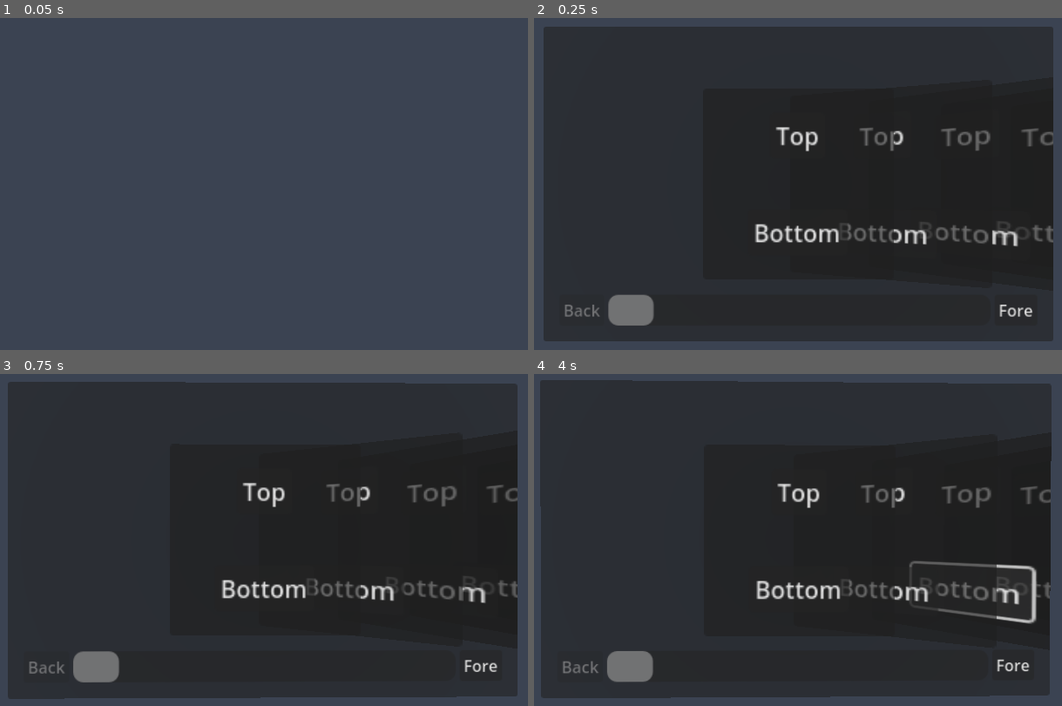
Above: before the commit, frames 1-4 (two rows, left to right).
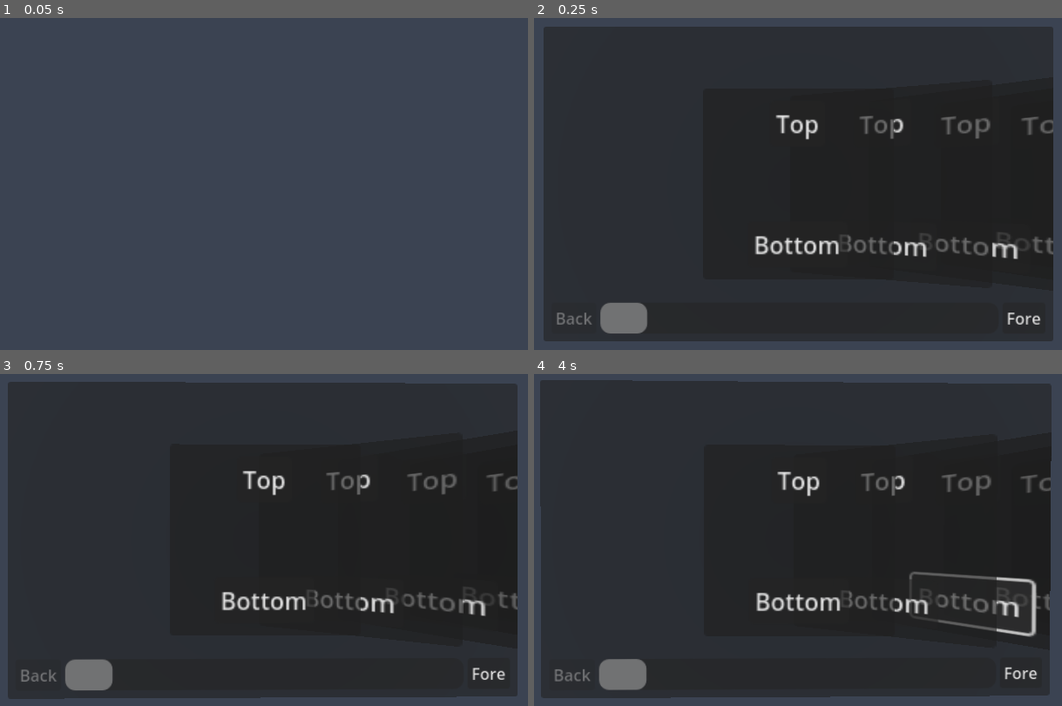
Above: after the commit, the same moments.

Repository: rakkarage/gflop
Game: Godot game, scene res://Demo.tscn
The game is run twice, just before and just after one commit, with the same random seed, the same clock (stepped at 60 frames per second) and the same inputs. Before the commit the project starts from res://CoverFlow.tscn.
Inputs (mouse positions are in pixels of both pictures, inside the frame that each line leads up to):
- Up to frame 1 (0.05 s): no input
- Up to frame 2 (0.25 s): no input
- Up to frame 3 (0.75 s): move the mouse to (417, 520) at 0.52 s; click (417, 520) at 0.67 s
- Up to frame 4 (4 s): tap Enter at 1.25 s; drag from (660, 559) to (761, 619) at 1.27 s; move the mouse to (866, 453) at 2.02 s; click (866, 453) at 2.17 s; drag from (761, 619) to (592, 480) at 2.77 s; move the mouse to (1009, 599) at 3.52 s; click (1009, 599) at 3.67 s

Frame 1 is identical in both runs. In frame 2, 4.7% of the frame differs, in the area x 4-99%, y 29-96%; in frame 3, 4.6%; in frame 4, 5.6%, in the area x 3-98%, y 29-96%.

Commit message:
Add back Interface and Intro submodules

Diff:
--- a/ChildInterface.tscn
+++ b/ChildInterface.tscn
@@ -1,4 +1,6 @@
-[gd_scene format=3 uid="uid://dv354bd7r3aea"]
+[gd_scene load_steps=2 format=3 uid="uid://dv354bd7r3aea"]
+
+[ext_resource type="StyleBox" uid="uid://dr3uqk85tasgn" path="res://Interface/Style/Stone.tres" id="1_4pvb5"]
 
 [node name="Masked" type="Control"]
 layout_mode = 3
@@ -15,13 +17,14 @@
 anchor_bottom = 1.0
 grow_horizontal = 2
 grow_vertical = 2
+theme_override_styles/panel = ExtResource("1_4pvb5")
 
 [node name="Margin" type="MarginContainer" parent="Panel"]
 layout_mode = 2
-theme_override_constants/margin_left = 16
-theme_override_constants/margin_top = 16
-theme_override_constants/margin_right = 16
-theme_override_constants/margin_bottom = 16
+theme_override_constants/margin_left = 8
+theme_override_constants/margin_top = 8
+theme_override_constants/margin_right = 8
+theme_override_constants/margin_bottom = 8
 
 [node name="VBox" type="VBoxContainer" parent="Panel/Margin"]
 layout_mode = 2
--- a/CoverFlowInterface.tscn
+++ b/CoverFlowInterface.tscn
@@ -1,4 +1,6 @@
-[gd_scene format=3 uid="uid://cuxe0ccf2jtxo"]
+[gd_scene load_steps=2 format=3 uid="uid://cuxe0ccf2jtxo"]
+
+[ext_resource type="StyleBox" uid="uid://dr3uqk85tasgn" path="res://Interface/Style/Stone.tres" id="1_a8yh8"]
 
 [node name="Mask" type="Control"]
 layout_mode = 3
@@ -15,13 +17,14 @@
 anchor_bottom = 1.0
 grow_horizontal = 2
 grow_vertical = 2
+theme_override_styles/panel = ExtResource("1_a8yh8")
 
 [node name="Margin" type="MarginContainer" parent="Panel"]
 layout_mode = 2
-theme_override_constants/margin_left = 16
-theme_override_constants/margin_top = 16
-theme_override_constants/margin_right = 16
-theme_override_constants/margin_bottom = 16
+theme_override_constants/margin_left = 8
+theme_override_constants/margin_top = 8
+theme_override_constants/margin_right = 8
+theme_override_constants/margin_bottom = 8
 
 [node name="VBox" type="VBoxContainer" parent="Panel/Margin"]
 layout_mode = 2
--- /dev/null
+++ b/Demo.tscn
@@ -0,0 +1,12 @@
+[gd_scene load_steps=3 format=3 uid="uid://cwt3aeafmly2d"]
+
+[ext_resource type="PackedScene" uid="uid://bbrvq56v4hc0v" path="res://CoverFlow.tscn" id="1_62s27"]
+[ext_resource type="PackedScene" uid="uid://dwkeeiuo87ffy" path="res://Intro/Intro.tscn" id="2_f378k"]
+
+[node name="Demo" type="Node3D"]
+
+[node name="CoverFlow" parent="." instance=ExtResource("1_62s27")]
+
+[node name="CanvasLayer" type="CanvasLayer" parent="."]
+
+[node name="Intro" parent="CanvasLayer" instance=ExtResource("2_f378k")]
--- a/project.godot
+++ b/project.godot
@@ -11,11 +11,16 @@
 [application]
 
 config/name="gflop"
-run/main_scene="res://CoverFlow.tscn"
+run/main_scene="res://Demo.tscn"
 config/features=PackedStringArray("4.3", "Forward Plus")
 boot_splash/image="res://Intro/Henry.png"
 boot_splash/fullsize=false
 config/icon="res://icon.png"
+
+[gui]
+
+theme/custom="res://Interface/Theme.tres"
+theme/custom_font="res://Interface/Font/SuperWhite.fnt"
 
 [rendering]
 
Not shown, added: .gitmodules
